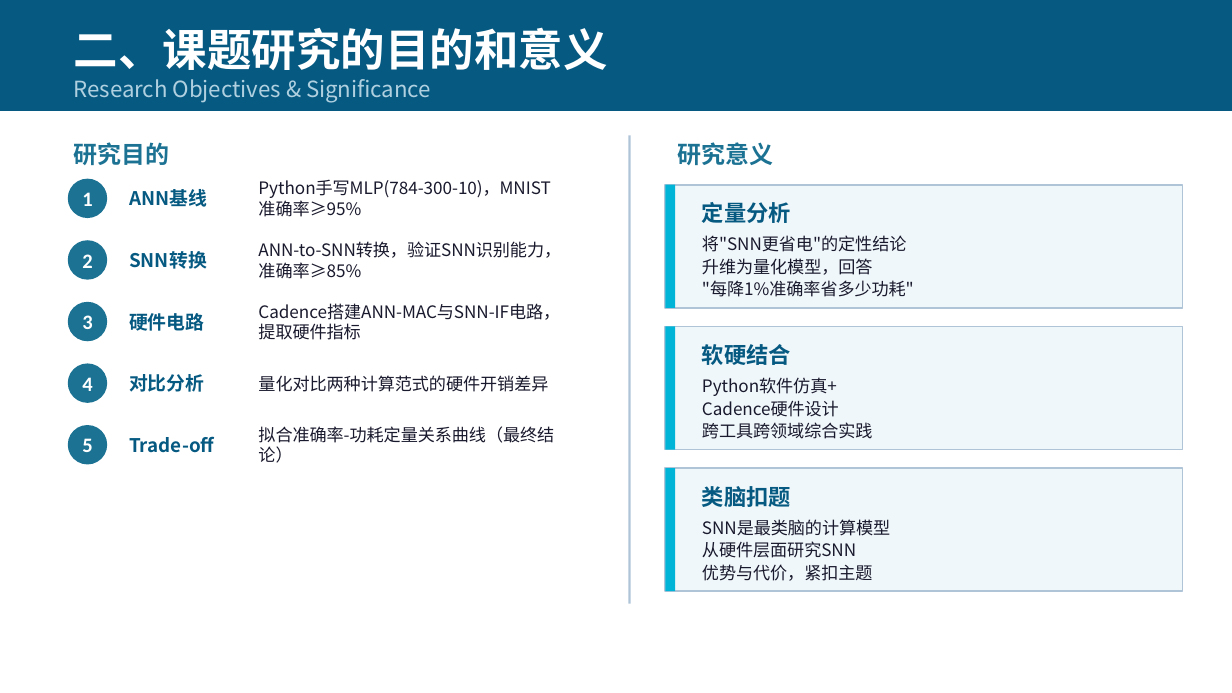
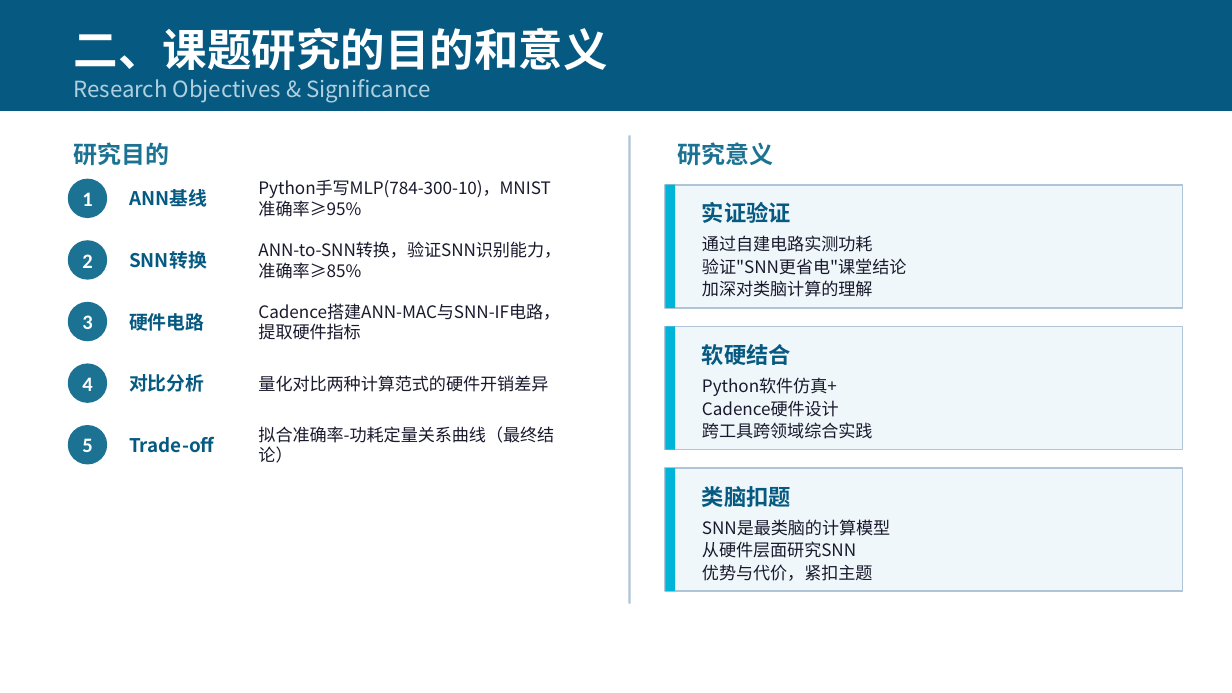
Before and after one commit to jingzhao-l/mnist-snn-hardware-tradeoff, a slide deck: slide 4 of 报告/开题报告.pptx. Drawn at 1232x693 pixels with LibreOffice and Linux fonts; fonts in the diff are those of the drawing. Boxes give left, top, right and bottom in pixels: in the first picture for what was removed or moved away, otherwise in the second. Text is boxed around its words. In the diff, an @@ line names an element or a change of style, - is before the commit and + after.

Commit message:
fix: 审查修正开题报告事实错误与逻辑一致性问题
经逐项核查修正：
- Diehl & Cook 2015精度：99%+ → 95%（原论文为无监督STDP，99%+是后续监督学习工作）
- Diehl & Cook论文venue：IJCNN → Frontiers in Computational Neuroscience（标题亦修正）
- 删除'省~75%晶体管'无出处数字，改为'显著降低硬件资源'定性表述
- 研究意义'升维为量化模型'→'实证验证'，与3.5节定位一致
- PPT slide3'缺乏教学级复现性验证'→'已有大量研究，想亲自验证'
- PPT slide4'定量分析'卡片→'实证验证'卡片
- PPT slide9删除75%数字
- 文字稿目录/创新点标题与研究意义同步修改
- 补充NeuroBench第一作者Jason Yik
- 参考文献编号[1]-[18]重新整理连续

核查确认无误的数据：TrueNorth(28nm/72mW/26pJ/176000x)、Loihi(14nm/128核/13万神经元)、
Loihi 2(Intel 4/100万神经元/10x)、Hala Point(11.5亿神经元)、天机芯(2019 Nature封面)、
天眸芯(2024 Nature封面)、Lapicque 1907、Shen 2023 arXiv:2311.10802、
STEP NeurIPS 2025、snnTorch Proc IEEE 2023、MNIST规格

```diff
--- a/报告/开题报告.pptx
+++ b/报告/开题报告.pptx
@@ text at (702,202,791,223): text changed @@
-定量分析
+实证验证
@@ text at (702,235,906,297): text changed @@
-将"SNN更省电"的定性结论
-升维为量化模型，回答
-"每降1%准确率省多少功耗"
+通过自建电路实测功耗
+验证"SNN更省电"课堂结论
+加深对类脑计算的理解
```
Also in this commit, not shown: 2 other slides changed, 2 other files.
